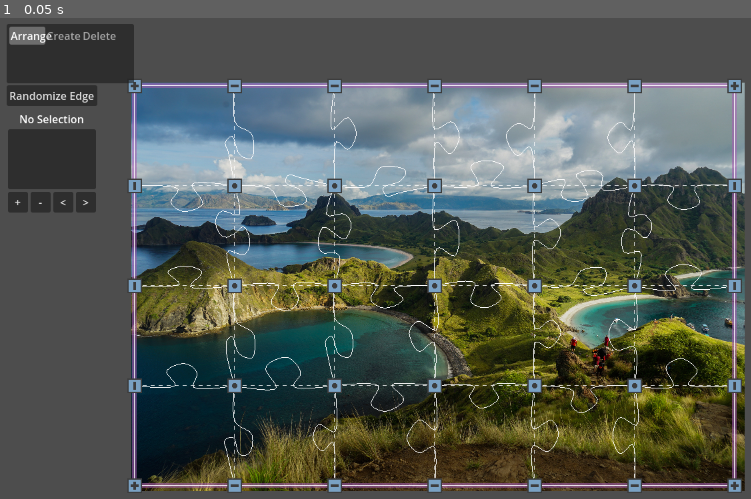
Above: before the commit, frame 1.
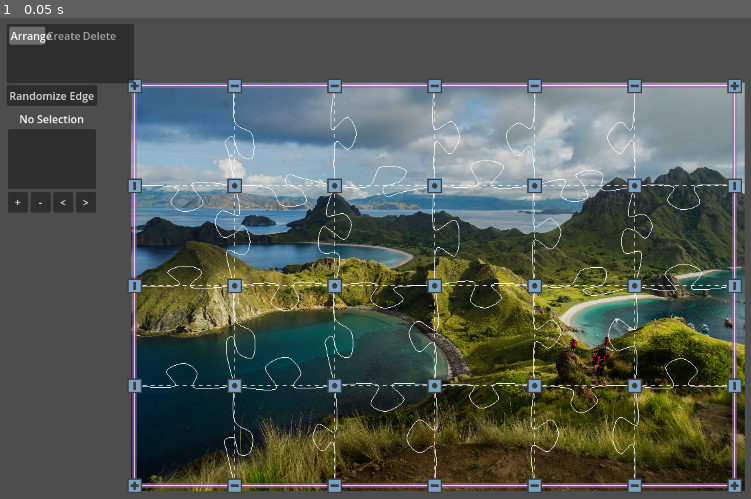
Above: after the commit, the same moment.

Repository: kreibaum/puzzle-shark
Game: Godot game, scene res://editor.tscn
Same seed, same stepped clock (60 frames per second), same inputs: the game is played once before the commit and once after it.
Inputs:
- Up to frame 1 (0.05 s): no input

The runs differ from the first frame. In frame 1, 0.4% of the frame differs, in the area x 21-97%, y 16-94%.

Commit message:
(De-)Serialize stickers

Diff:
--- a/Edge/edge.tscn
+++ b/Edge/edge.tscn
@@ -1,6 +1,7 @@
-[gd_scene load_steps=4 format=3 uid="uid://gjm0smikvmpw"]
+[gd_scene load_steps=5 format=3 uid="uid://gjm0smikvmpw"]
 
 [ext_resource type="Script" path="res://Edge/Edge.gd" id="1_m0crv"]
+[ext_resource type="Script" path="res://Edge/CatmulRomSpline.gd" id="2_2wmnf"]
 
 [sub_resource type="Gradient" id="Gradient_6fvmw"]
 interpolation_mode = 2
@@ -17,10 +18,14 @@
 collision_mask = 4
 monitorable = false
 script = ExtResource("1_m0crv")
-samples = 32
 
 [node name="Polygon" type="CollisionPolygon2D" parent="."]
 polygon = PackedVector2Array(13, -1, 13, 14, 110, 18, 92, -37, 120, -57, 148, -40, 128, 16, 238, 11, 234, -15, 170, -18, 187, -66, 113, -103, 61, -62, 57, -36, 75, -14, 17, -20)
+
+[node name="CatmulRomSpline" type="Line2D" parent="."]
+visible = false
+points = PackedVector2Array(429, -92)
+script = ExtResource("2_2wmnf")
 
 [node name="Outline" type="Line2D" parent="."]
 show_behind_parent = true
--- a/PuzzleCanvas/CanvasSerializer.gd
+++ b/PuzzleCanvas/CanvasSerializer.gd
@@ -5,10 +5,14 @@
 ## This means we also store some ephemeral state like the current selection.
 
 
+static func serialize_vector2(vector: Vector2) -> Dictionary:
+	return {"x": vector.x, "y": vector.y}
+
+
 static func serialize_vector2array(array: PackedVector2Array) -> Array:
 	var points = []
 	for point in array:
-		points.append({"x": point.x, "y": point.y})
+		points.append(serialize_vector2(point))
 	return points
 
 
@@ -22,26 +26,50 @@
 ## Serialize the canvas to a json object.
 ## { vertices : [ { x: 23.4, y: 77.3 } ] }
 static func serialize(canvas: PuzzleCanvas) -> Dictionary:
-	var indices = {}
+	# In the json, the edges must refer to the vertices by their index.
+	# This is why we need to create a mapping from vertices to indices.
+	# The same is true for stickers.
+	var vertex_indices = {}
+	var sticker_indices = {}
 	var json = {}
 
+	json["stickers"] = []
 	json["vertices"] = []
 	json["edges"] = []
 
-	var index = 0
+	var sticker_index = 0
+	for sticker in canvas.stickers:
+		var source_data = sticker.source_data
+
+		# The transformation matrix is made up of the origin, x and y vectors.
+		var sticker_serialized = {
+			"source_data": source_data,
+			"origin": serialize_vector2(sticker.transform.origin),
+			"x": serialize_vector2(sticker.transform.x),
+			"y": serialize_vector2(sticker.transform.y),
+		}
+		json["stickers"].append(sticker_serialized)
+
+		sticker_indices[sticker] = sticker_index
+		sticker_index += 1
+
+	var vertex_index = 0
 	for vertex in canvas.vertices:
-		# TODO: stickerId must be serialized, after we got stickers
 		var x = vertex.position.x
 		var y = vertex.position.y
 		var anchor = vertex.anchor
 
-		json["vertices"].append({"x": x, "y": y, "anchor": vertex.anchor})
-		indices[vertex] = index
-		index += 1
+		var vertex_serialized = {"x": x, "y": y, "anchor": vertex.anchor}
+		if anchor == Vertex.ANCHOR.STICKER:
+			vertex_serialized["sticker_id"] = sticker_indices[vertex.anchor_sticker]
+
+		json["vertices"].append(vertex_serialized)
+		vertex_indices[vertex] = vertex_index
+		vertex_index += 1
 
 	for edge in canvas.edges:
-		var left = indices[edge.left_vertex]
-		var right = indices[edge.right_vertex]
+		var left = vertex_indices[edge.left_vertex]
+		var right = vertex_indices[edge.right_vertex]
 		var skeleton = serialize_vector2array(edge.skeleton)
 		json["edges"].append({"left": left, "right": right, "skeleton": skeleton})
 
@@ -52,10 +80,27 @@
 static func deserialize(canvas: PuzzleCanvas, json: Dictionary):
 	canvas.clear()
 
+	print("Sticker count: ", len(json["stickers"]))
+	for sticker in json["stickers"]:
+		var source_data = sticker["source_data"]
+		var origin = Vector2(sticker["origin"]["x"], sticker["origin"]["y"])
+		var x = Vector2(sticker["x"]["x"], sticker["x"]["y"])
+		var y = Vector2(sticker["y"]["x"], sticker["y"]["y"])
+		var transform = Transform2D(x, y, origin)
+		var canvas_sticker = StickerParser.build_sticker(source_data)
+		print("deserialized sticker: ", canvas_sticker.name)
+		canvas.add_sticker(canvas_sticker)
+		canvas_sticker.set_transform_hard(transform)
+
 	for vertex in json["vertices"]:
 		var canvas_vertex = canvas.create_vertex(Vector2(vertex["x"], vertex["y"]))
-		canvas_vertex.set_anchor_mode(vertex["anchor"])
-
+		# To attack vertices to stickers they are assigned to, we need to put
+		# the Sticker object into the context.
+		var context = []
+		if "sticker_id" in vertex:
+			var sticker = canvas.stickers[vertex["sticker_id"]]
+			context.append(sticker)
+		canvas_vertex.set_anchor_mode(vertex["anchor"], context)
 
 	for edge in json["edges"]:
 		var left = canvas.vertices[edge["left"]]
--- a/PuzzleCanvas/PuzzleCanvas.gd
+++ b/PuzzleCanvas/PuzzleCanvas.gd
@@ -25,13 +25,20 @@
 
 func clear():
 	reset_hover_filter()
-	for edge in edges:
+	# This needs to duplicate the list, because otherwise we would delete from
+	# a list while iterating over it.
+	for edge in edges.duplicate():
 		delete_edge(edge)
 
+	# This work without a .duplicate() call, because we only queue_free the
+	# vertices which removes them from the scene tree later. This means we don't
+	# actually invalidate the iterator.
 	for vertex in $VertexContainer.get_children():
 		delete_vertex(vertex)
 
-	for sticker in stickers:
+	# This needs to duplicate the list, because otherwise we would delete from
+	# a list while iterating over it.
+	for sticker in stickers.duplicate():
 		delete_sticker(sticker)
 
 
@@ -183,7 +190,9 @@
 
 
 ## Creates an edge between the two vertices.
-func create_edge(left: Vertex, right: Vertex, skeleton: PackedVector2Array = $EdgeGenerator.random_line()) -> Edge:
+func create_edge(
+	left: Vertex, right: Vertex, skeleton: PackedVector2Array = $EdgeGenerator.random_line()
+) -> Edge:
 	var edge: Edge = edge_scene.instantiate()
 	edge.set_skeleton(skeleton)
 	edge.set_focused(false, true)  # force all edges in non-focused mode
--- a/Sticker/Sticker.gd
+++ b/Sticker/Sticker.gd
@@ -9,6 +9,14 @@
 ##
 ## Stickers are loaded from a json file. The json file is a list of polylines.
 
+## Original data of the sticker file that can be used to recreate the sticker
+var source_data: Dictionary
+
+
+func set_source_data(data: Dictionary):
+	source_data = data
+
+
 ## Dictionary with Line2D objects as keys and collider objects as values.
 ## If the collider is null, the polyline is not sticky.
 var lines = {}
@@ -24,19 +32,24 @@
 var transform_start: Transform2D
 var transform_tween: Tween
 
+
 func set_transform_hard(trafo: Transform2D):
-	if transform_tween: transform_tween.kill()
+	if transform_tween:
+		transform_tween.kill()
 	transform_target = trafo
 	transform = trafo
 	position_changed.emit()
 
+
 func set_transform_smooth(trafo: Transform2D):
-	if transform_tween: transform_tween.kill()
+	if transform_tween:
+		transform_tween.kill()
 	transform_start = transform
 	transform_target = trafo
 	transform_tween = create_tween().set_ease(Tween.EASE_OUT).set_trans(Tween.TRANS_EXPO)
 	transform_tween.tween_method(interpolate_transform, 0.0, 1.0, 0.5)
 
+
 func interpolate_transform(t: float):
 	transform = transform_start.interpolate_with(transform_target, t)
 	position_changed.emit()
@@ -45,16 +58,14 @@
 func anchor_vertex(vertex: Vertex):
 	anchored_vertices.append(vertex)
 
+
 func unanchor_vertex(vertex: Vertex):
 	var index = anchored_vertices.find(vertex)
 	anchored_vertices.remove_at(index)
 
 
 ## Anchor options of a sticker
-enum ANCHOR {
-	FREE = 0,
-	CANVAS = 1
-}
+enum ANCHOR { FREE = 0, CANVAS = 1 }
 
 var anchor: ANCHOR
 
@@ -65,11 +76,13 @@
 ## Store the current camera zoom level. Needed for adjusting the thickness
 ## of the drawn lines
 var camera_zoom: float = 1.0
+
 
 ## Get the center of the sticker. It equals the center of the sticker's bounding
 ## box in global coordinates
 func get_center():
 	return self.transform * bbox.get_center()
+
 
 ## Add a polyline to the sticker
 func add_polyline(points: PackedVector2Array, sticky: bool):
@@ -99,6 +112,7 @@
 		line.modulate = Color(1.0, 1.0, 1.0, 0.5)
 		lines[line] = null
 	queue_redraw()
+
 
 ## Adjust the collision polygon of a collider to a polyline
 func update_collider(collider: CollisionPolygon2D, points: PackedVector2Array):
@@ -113,6 +127,7 @@
 	elif len(polys) == 2:
 		collider.polygon = polys[0]
 
+
 ## Update function that should be called whenever the geometry / transform
 ## of the sticker changes
 func update():
@@ -157,15 +172,16 @@
 		return point
 
 
-
 func _ready():
 	position_changed.connect(update)
 	update()
 	update_line_color()
 
+
 func _draw():
 	for line in lines:
 		draw_polyline(line.points, Color("3d3d3d"))
+
 
 func set_anchor_mode(new_anchor: ANCHOR, _context: Array = []) -> bool:
 	if new_anchor == anchor:
@@ -180,17 +196,20 @@
 				line.self_modulate = Color(0.65, 0.65, 0.65)
 		return true
 
+
 # TODO: This should become part of the PuzzleObject interface
 func cycle_anchor_mode(context: Array = [], _backwards = false):
 	var next_mode = (anchor + 1) % 2 as ANCHOR
 	set_anchor_mode(next_mode, context)
 	return
 
+
 func apply_anchor_constraint(transformation):
 	if anchor == ANCHOR.FREE:
 		return transformation
 	else:
 		return self.transform
+
 
 ## Adapts the line color according to the current sticker state
 func update_line_color():
@@ -211,6 +230,7 @@
 		for line in lines:
 			line.default_color = Color.LIGHT_GRAY
 
+
 func _set_virtual(value):
 	if value:
 		self.modulate = Color(1, 1, 1, 0.75)
@@ -225,16 +245,20 @@
 			if collider != null:
 				collider.disabled = false
 
+
 func _set_focused(_value):
 	update_line_color()
 
+
 func _set_active(_value):
 	update_line_color()
 
+
 func on_zoom_change(zoom: Vector2):
 	camera_zoom = zoom.x
 	for line in lines:
 		line.width = line_width / camera_zoom / scale.x
 
+
 func project_onto_object(point: Vector2):
 	return find_nearest_sticky_point(point)
--- a/Sticker/StickerParser.gd
+++ b/Sticker/StickerParser.gd
@@ -47,12 +47,20 @@
 		return
 
 	print("Loaded sticker: ", data["name"])
+
+	return build_sticker(data)
+
+
+## Parses the sticker json and svg content into a Sticker.
+## This part is also reused when loading and saving files.
+## Stickers are always "embedded" into the .shark file and not referenced.
+static func build_sticker(data: Dictionary) -> Sticker:
 	var sticker = Sticker.new()
 	for line in data["lines"]:
 		for parsed_line in parse_line(line):
 			print(parsed_line[0], parsed_line[-1])
 			sticker.add_polyline(parsed_line, line["sticky"])
-
+	sticker.set_source_data(data)
 	return sticker
 
 
@@ -64,7 +72,7 @@
 ## Please refer to
 ## https://developer.mozilla.org/en-US/docs/Web/SVG/Attribute/d#path_commands
 ## for more information on the commands.
-func parse_line(line):
+static func parse_line(line):
 	var d = line["d"]
 
 	var pen_position = Vector2.ZERO
@@ -143,7 +151,7 @@
 	return all_lines
 
 
-func parse_vector2(token: String):
+static func parse_vector2(token: String):
 	var parts = token.split(",")
 	if parts.size() != 2:
 		print("Error: Invalid vector2: ", token)
